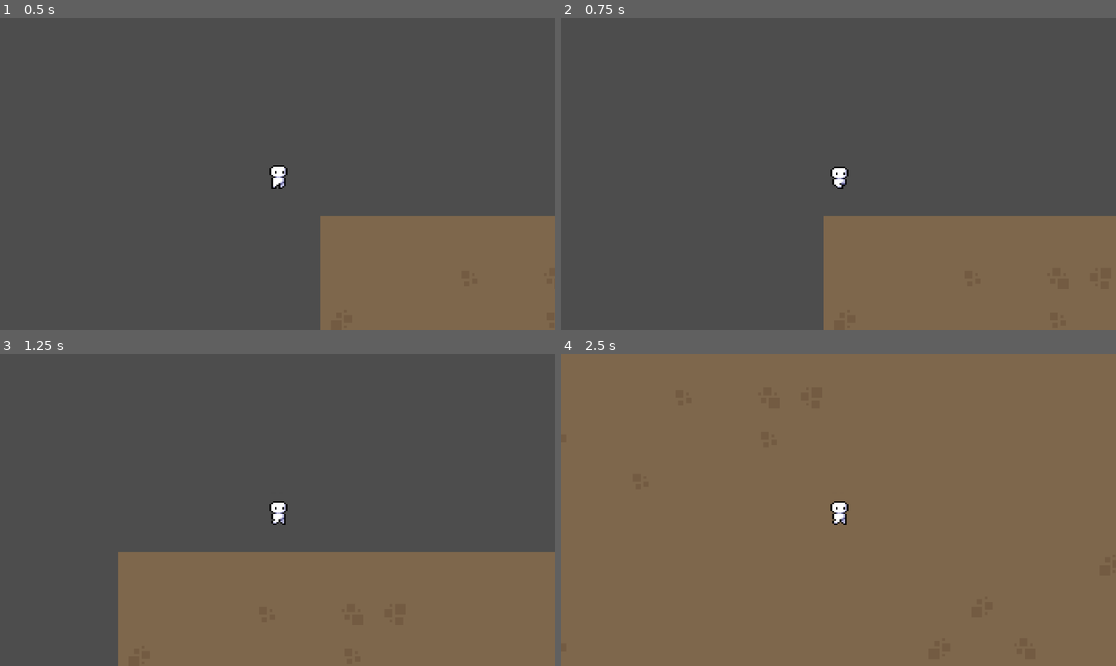
Above: before the commit, frames 1-4 (two rows, left to right).
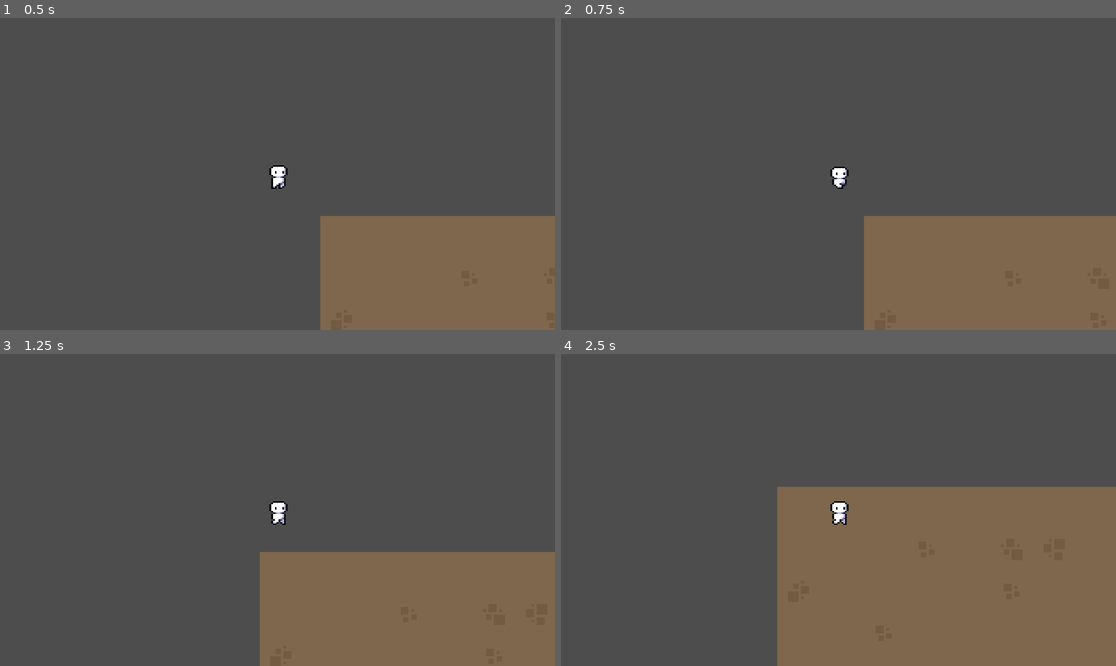
Above: after the commit, the same moments.

Repository: Arunprakaash/dual
Game: Godot game, scene res://scenes/world/world.tscn
Two runs of this game, one before a commit and one after it. Both use one fixed random seed, a clock stepped at 60 frames per second and the inputs below.
Inputs (mouse positions are in pixels of both pictures, inside the frame that each line leads up to):
- Up to frame 1 (0.5 s): no input
- Up to frame 2 (0.75 s): move the mouse to (960, 158) at 0.52 s; hold D (player_0_right) from 0.53 s (still down)
- Up to frame 3 (1.25 s): keep holding D (player_0_right)
- Up to frame 4 (2.5 s): move the mouse to (727, 525) at 1.27 s; release D (player_0_right) at 1.28 s; hold S (player_0_down) 1.28-2.03 s; move the mouse to (894, 441) at 2.02 s; hold D (player_0_right) from 2.03 s (still down)

Frame 1 is identical in both runs. In frame 2, 2.7% of the frame differs, in the area x 47-55%, y 63-100%; in frame 3, 9.3%; in frame 4, 65%, in the area x 0-100%, y 0-100%.

Commit message:
added tilemap collison

Diff:
--- a/scenes/character/player.tscn
+++ b/scenes/character/player.tscn
@@ -3,7 +3,8 @@
 [ext_resource type="Script" path="res://scripts/player.gd" id="1_m8384"]
 [ext_resource type="Texture2D" uid="uid://hk7jijf23agv" path="res://Assets/character sprite sheet/AnimationSheet.png" id="2_cqjqh"]
 
-[sub_resource type="CapsuleShape2D" id="CapsuleShape2D_d7rss"]
+[sub_resource type="RectangleShape2D" id="RectangleShape2D_vkfyw"]
+size = Vector2(10, 12.8205)
 
 [sub_resource type="AtlasTexture" id="AtlasTexture_h7q4h"]
 atlas = ExtResource("2_cqjqh")
@@ -141,12 +142,15 @@
 }]
 
 [node name="player" type="CharacterBody2D"]
-rotation = 3.14159
 scale = Vector2(0.2, 0.156)
 script = ExtResource("1_m8384")
 
 [node name="CollisionShape2D" type="CollisionShape2D" parent="."]
-shape = SubResource("CapsuleShape2D_d7rss")
+z_index = 1
+y_sort_enabled = true
+position = Vector2(0.265, 6.765)
+scale = Vector2(1.15, 1.135)
+shape = SubResource("RectangleShape2D_vkfyw")
 
 [node name="AnimatedSprite" type="AnimatedSprite2D" parent="."]
 position = Vector2(1, -2)
--- a/scenes/world/world.tscn
+++ b/scenes/world/world.tscn
@@ -10,6 +10,8 @@
 1:1/0 = 0
 1:1/0/terrain_set = 0
 1:1/0/terrain = 0
+1:1/0/physics_layer_0/linear_velocity = Vector2(0, 0)
+1:1/0/physics_layer_0/angular_velocity = 0.0
 1:1/0/terrains_peering_bit/right_side = 0
 1:1/0/terrains_peering_bit/bottom_right_corner = 1
 1:1/0/terrains_peering_bit/bottom_side = 0
@@ -21,6 +23,8 @@
 2:1/0 = 0
 2:1/0/terrain_set = 0
 2:1/0/terrain = 0
+2:1/0/physics_layer_0/linear_velocity = Vector2(0, 0)
+2:1/0/physics_layer_0/angular_velocity = 0.0
 2:1/0/terrains_peering_bit/right_side = 0
 2:1/0/terrains_peering_bit/bottom_right_corner = 1
 2:1/0/terrains_peering_bit/bottom_side = 1
@@ -32,6 +36,8 @@
 3:1/0 = 0
 3:1/0/terrain_set = 0
 3:1/0/terrain = 0
+3:1/0/physics_layer_0/linear_velocity = Vector2(0, 0)
+3:1/0/physics_layer_0/angular_velocity = 0.0
 3:1/0/terrains_peering_bit/right_side = 0
 3:1/0/terrains_peering_bit/bottom_right_corner = 0
 3:1/0/terrains_peering_bit/bottom_side = 0
@@ -43,6 +49,8 @@
 4:1/0 = 0
 4:1/0/terrain_set = 0
 4:1/0/terrain = 0
+4:1/0/physics_layer_0/linear_velocity = Vector2(0, 0)
+4:1/0/physics_layer_0/angular_velocity = 0.0
 4:1/0/terrains_peering_bit/right_side = 0
 4:1/0/terrains_peering_bit/bottom_right_corner = 0
 4:1/0/terrains_peering_bit/bottom_side = 0
@@ -54,6 +62,8 @@
 5:1/0 = 0
 5:1/0/terrain_set = 0
 5:1/0/terrain = 0
+5:1/0/physics_layer_0/linear_velocity = Vector2(0, 0)
+5:1/0/physics_layer_0/angular_velocity = 0.0
 5:1/0/terrains_peering_bit/right_side = 1
 5:1/0/terrains_peering_bit/bottom_right_corner = 1
 5:1/0/terrains_peering_bit/bottom_side = 0
@@ -66,6 +76,8 @@
 6:1/0/terrain_set = 0
 6:1/0/terrain = 0
 6:1/0/probability = 0.03
+6:1/0/physics_layer_0/linear_velocity = Vector2(0, 0)
+6:1/0/physics_layer_0/angular_velocity = 0.0
 6:1/0/terrains_peering_bit/right_side = 0
 6:1/0/terrains_peering_bit/bottom_right_corner = 0
 6:1/0/terrains_peering_bit/bottom_side = 0
@@ -77,6 +89,8 @@
 1:2/0 = 0
 1:2/0/terrain_set = 0
 1:2/0/terrain = 0
+1:2/0/physics_layer_0/linear_velocity = Vector2(0, 0)
+1:2/0/physics_layer_0/angular_velocity = 0.0
 1:2/0/terrains_peering_bit/right_side = 1
 1:2/0/terrains_peering_bit/bottom_right_corner = 1
 1:2/0/terrains_peering_bit/bottom_side = 0
@@ -88,6 +102,8 @@
 2:2/0 = 0
 2:2/0/terrain_set = 0
 2:2/0/terrain = 1
+2:2/0/physics_layer_0/linear_velocity = Vector2(0, 0)
+2:2/0/physics_layer_0/angular_velocity = 0.0
 2:2/0/terrains_peering_bit/right_side = 1
 2:2/0/terrains_peering_bit/bottom_right_corner = 1
 2:2/0/terrains_peering_bit/bottom_side = 1
@@ -99,6 +115,8 @@
 3:2/0 = 0
 3:2/0/terrain_set = 0
 3:2/0/terrain = 0
+3:2/0/physics_layer_0/linear_velocity = Vector2(0, 0)
+3:2/0/physics_layer_0/angular_velocity = 0.0
 3:2/0/terrains_peering_bit/right_side = 0
 3:2/0/terrains_peering_bit/bottom_right_corner = 0
 3:2/0/terrains_peering_bit/bottom_side = 0
@@ -110,6 +128,8 @@
 4:2/0 = 0
 4:2/0/terrain_set = 0
 4:2/0/terrain = 0
+4:2/0/physics_layer_0/linear_velocity = Vector2(0, 0)
+4:2/0/physics_layer_0/angular_velocity = 0.0
 4:2/0/terrains_peering_bit/right_side = 0
 4:2/0/terrains_peering_bit/bottom_right_corner = 1
 4:2/0/terrains_peering_bit/bottom_side = 1
@@ -121,6 +141,8 @@
 5:2/0 = 0
 5:2/0/terrain_set = 0
 5:2/0/terrain = 0
+5:2/0/physics_layer_0/linear_velocity = Vector2(0, 0)
+5:2/0/physics_layer_0/angular_velocity = 0.0
 5:2/0/terrains_peering_bit/right_side = 1
 5:2/0/terrains_peering_bit/bottom_right_corner = 1
 5:2/0/terrains_peering_bit/bottom_side = 1
@@ -133,6 +155,8 @@
 6:2/0/terrain_set = 0
 6:2/0/terrain = 0
 6:2/0/probability = 0.03
+6:2/0/physics_layer_0/linear_velocity = Vector2(0, 0)
+6:2/0/physics_layer_0/angular_velocity = 0.0
 6:2/0/terrains_peering_bit/right_side = 0
 6:2/0/terrains_peering_bit/bottom_right_corner = 0
 6:2/0/terrains_peering_bit/bottom_side = 0
@@ -144,6 +168,8 @@
 1:3/0 = 0
 1:3/0/terrain_set = 0
 1:3/0/terrain = 0
+1:3/0/physics_layer_0/linear_velocity = Vector2(0, 0)
+1:3/0/physics_layer_0/angular_velocity = 0.0
 1:3/0/terrains_peering_bit/right_side = 0
 1:3/0/terrains_peering_bit/bottom_right_corner = 0
 1:3/0/terrains_peering_bit/bottom_side = 0
@@ -155,6 +181,8 @@
 2:3/0 = 0
 2:3/0/terrain_set = 0
 2:3/0/terrain = 0
+2:3/0/physics_layer_0/linear_velocity = Vector2(0, 0)
+2:3/0/physics_layer_0/angular_velocity = 0.0
 2:3/0/terrains_peering_bit/right_side = 0
 2:3/0/terrains_peering_bit/bottom_right_corner = 0
 2:3/0/terrains_peering_bit/bottom_side = 0
@@ -166,6 +194,8 @@
 3:3/0 = 0
 3:3/0/terrain_set = 0
 3:3/0/terrain = 0
+3:3/0/physics_layer_0/linear_velocity = Vector2(0, 0)
+3:3/0/physics_layer_0/angular_velocity = 0.0
 3:3/0/terrains_peering_bit/right_side = 0
 3:3/0/terrains_peering_bit/bottom_right_corner = 0
 3:3/0/terrains_peering_bit/bottom_side = 0
@@ -177,6 +207,8 @@
 4:3/0 = 0
 4:3/0/terrain_set = 0
 4:3/0/terrain = 0
+4:3/0/physics_layer_0/linear_velocity = Vector2(0, 0)
+4:3/0/physics_layer_0/angular_velocity = 0.0
 4:3/0/terrains_peering_bit/right_side = 0
 4:3/0/terrains_peering_bit/bottom_right_corner = 0
 4:3/0/terrains_peering_bit/bottom_side = 0
@@ -189,6 +221,8 @@
 5:3/0/terrain_set = 0
 5:3/0/terrain = 0
 5:3/0/probability = 0.03
+5:3/0/physics_layer_0/linear_velocity = Vector2(0, 0)
+5:3/0/physics_layer_0/angular_velocity = 0.0
 5:3/0/terrains_peering_bit/right_side = 0
 5:3/0/terrains_peering_bit/bottom_right_corner = 0
 5:3/0/terrains_peering_bit/bottom_side = 0
@@ -201,6 +235,8 @@
 6:3/0/terrain_set = 0
 6:3/0/terrain = 0
 6:3/0/probability = 0.03
+6:3/0/physics_layer_0/linear_velocity = Vector2(0, 0)
+6:3/0/physics_layer_0/angular_velocity = 0.0
 6:3/0/terrains_peering_bit/right_side = 0
 6:3/0/terrains_peering_bit/bottom_right_corner = 0
 6:3/0/terrains_peering_bit/bottom_side = 0
@@ -213,39 +249,88 @@
 [sub_resource type="TileSetAtlasSource" id="TileSetAtlasSource_tujnj"]
 resource_name = "env_objects"
 texture = ExtResource("1_w7vl1")
+2:1/size_in_atlas = Vector2i(1, 2)
+2:1/0 = 0
+2:1/0/physics_layer_0/linear_velocity = Vector2(0, 0)
+2:1/0/physics_layer_0/angular_velocity = 0.0
+2:1/0/physics_layer_0/polygon_0/points = PackedVector2Array(-5.83363, 5.48008, 5.65685, 5.65685, 5.83363, 13.9654, -6.01041, 13.6118)
+3:1/size_in_atlas = Vector2i(3, 2)
+3:1/0 = 0
+3:1/0/physics_layer_0/linear_velocity = Vector2(0, 0)
+3:1/0/physics_layer_0/angular_velocity = 0.0
+3:1/0/physics_layer_0/polygon_0/points = PackedVector2Array(-6.36396, 5.12652, 6, 5.25, 6.18718, 14.1421, -6.18719, 13.9654)
+6:1/size_in_atlas = Vector2i(1, 2)
+6:1/0 = 0
+6:1/0/physics_layer_0/linear_velocity = Vector2(0, 0)
+6:1/0/physics_layer_0/angular_velocity = 0.0
+6:1/0/physics_layer_0/polygon_0/points = PackedVector2Array(-5.83363, 5.65685, 5.48008, 6.01041, 5.83363, 13.7886, -5.83363, 13.7886)
+1:3/0 = 0
+1:3/0/physics_layer_0/linear_velocity = Vector2(0, 0)
+1:3/0/physics_layer_0/angular_velocity = 0.0
+1:3/0/physics_layer_0/polygon_0/points = PackedVector2Array(-5.75, -0.75, 5.5, -1.125, 5.625, 4.75, -5.75, 4.5)
+1:4/0 = 0
+1:4/0/physics_layer_0/linear_velocity = Vector2(0, 0)
+1:4/0/physics_layer_0/angular_velocity = 0.0
+2:3/size_in_atlas = Vector2i(2, 2)
+2:3/0 = 0
+2:3/0/probability = 0.5
+2:3/0/physics_layer_0/linear_velocity = Vector2(0, 0)
+2:3/0/physics_layer_0/angular_velocity = 0.0
+4:3/0 = 0
+4:3/0/physics_layer_0/linear_velocity = Vector2(0, 0)
+4:3/0/physics_layer_0/angular_velocity = 0.0
+5:3/0 = 0
+5:3/0/physics_layer_0/linear_velocity = Vector2(0, 0)
+5:3/0/physics_layer_0/angular_velocity = 0.0
+6:3/0 = 0
+6:3/0/physics_layer_0/linear_velocity = Vector2(0, 0)
+6:3/0/physics_layer_0/angular_velocity = 0.0
+4:4/0 = 0
+4:4/0/physics_layer_0/linear_velocity = Vector2(0, 0)
+4:4/0/physics_layer_0/angular_velocity = 0.0
+5:4/0 = 0
+5:4/0/physics_layer_0/linear_velocity = Vector2(0, 0)
+5:4/0/physics_layer_0/angular_velocity = 0.0
+6:4/0 = 0
+6:4/0/physics_layer_0/linear_velocity = Vector2(0, 0)
+6:4/0/physics_layer_0/angular_velocity = 0.0
+7:3/0 = 0
+7:3/0/physics_layer_0/linear_velocity = Vector2(0, 0)
+7:3/0/physics_layer_0/angular_velocity = 0.0
+8:3/0 = 0
+8:3/0/physics_layer_0/linear_velocity = Vector2(0, 0)
+8:3/0/physics_layer_0/angular_velocity = 0.0
+9:3/0 = 0
+9:3/0/physics_layer_0/linear_velocity = Vector2(0, 0)
+9:3/0/physics_layer_0/angular_velocity = 0.0
+10:3/0 = 0
+10:3/0/physics_layer_0/linear_velocity = Vector2(0, 0)
+10:3/0/physics_layer_0/angular_velocity = 0.0
+1:5/size_in_atlas = Vector2i(1, 2)
+1:5/0 = 0
+1:5/0/physics_layer_0/linear_velocity = Vector2(0, 0)
+1:5/0/physics_layer_0/angular_velocity = 0.0
+2:5/size_in_atlas = Vector2i(1, 2)
+2:5/0 = 0
+2:5/0/physics_layer_0/linear_velocity = Vector2(0, 0)
+2:5/0/physics_layer_0/angular_velocity = 0.0
+3:5/size_in_atlas = Vector2i(2, 2)
+3:5/0 = 0
+3:5/0/physics_layer_0/linear_velocity = Vector2(0, 0)
+3:5/0/physics_layer_0/angular_velocity = 0.0
+5:5/size_in_atlas = Vector2i(2, 2)
+5:5/0 = 0
+5:5/0/physics_layer_0/linear_velocity = Vector2(0, 0)
+5:5/0/physics_layer_0/angular_velocity = 0.0
 1:1/size_in_atlas = Vector2i(1, 2)
 1:1/0 = 0
-2:1/size_in_atlas = Vector2i(1, 2)
-2:1/0 = 0
-3:1/size_in_atlas = Vector2i(3, 2)
-3:1/0 = 0
-6:1/size_in_atlas = Vector2i(1, 2)
-6:1/0 = 0
-1:3/0 = 0
-1:4/0 = 0
-2:3/size_in_atlas = Vector2i(2, 2)
-2:3/0 = 0
-4:3/0 = 0
-5:3/0 = 0
-6:3/0 = 0
-4:4/0 = 0
-5:4/0 = 0
-6:4/0 = 0
-7:3/0 = 0
-8:3/0 = 0
-9:3/0 = 0
-10:3/0 = 0
-1:5/size_in_atlas = Vector2i(1, 2)
-1:5/0 = 0
-2:5/size_in_atlas = Vector2i(1, 2)
-2:5/0 = 0
-3:5/size_in_atlas = Vector2i(2, 2)
-3:5/0 = 0
-5:5/size_in_atlas = Vector2i(2, 2)
-5:5/0 = 0
+1:1/0/physics_layer_0/linear_velocity = Vector2(0, 0)
+1:1/0/physics_layer_0/angular_velocity = 0.0
+1:1/0/physics_layer_0/polygon_0/points = PackedVector2Array(-6.01041, 4.24264, 6, 4.25, 6.01041, 13.9654, -6.01041, 13.9654)
 
 [sub_resource type="TileSet" id="TileSet_8h00l"]
 uv_clipping = true
+physics_layer_0/collision_layer = 1
 terrain_set_0/mode = 0
 terrain_set_0/terrain_0/name = "dirt"
 terrain_set_0/terrain_0/color = Color(0.117647, 0.411765, 0.576471, 1)
@@ -259,6 +344,7 @@
 script = ExtResource("1_1itj5")
 
 [node name="TileMap" type="TileMap" parent="."]
+y_sort_enabled = true
 rotation = 3.14159
 tile_set = SubResource("TileSet_8h00l")
 format = 2
@@ -266,19 +352,21 @@
 layer_1/name = "world_props"
 layer_1/enabled = true
 layer_1/modulate = Color(1, 1, 1, 1)
-layer_1/y_sort_enabled = false
+layer_1/y_sort_enabled = true
 layer_1/y_sort_origin = 0
 layer_1/z_index = 1
 layer_1/tile_data = PackedInt32Array()
+
+[node name="player" parent="TileMap" instance=ExtResource("3_4xf6l")]
+z_index = 1
+y_sort_enabled = true
+scale = Vector2(0.4, 0.312)
+speed = 15.0
+
+[node name="RemoteTransform2D" type="RemoteTransform2D" parent="TileMap/player"]
+remote_path = NodePath("../../../Camera2D")
 
 [node name="Camera2D" type="Camera2D" parent="."]
 rotation = -3.14159
 scale = Vector2(0.4, 0.312)
 zoom = Vector2(12, 12)
-
-[node name="player" parent="." instance=ExtResource("3_4xf6l")]
-scale = Vector2(0.4, 0.312)
-speed = 50.0
-
-[node name="RemoteTransform2D" type="RemoteTransform2D" parent="player"]
-remote_path = NodePath("../../Camera2D")
